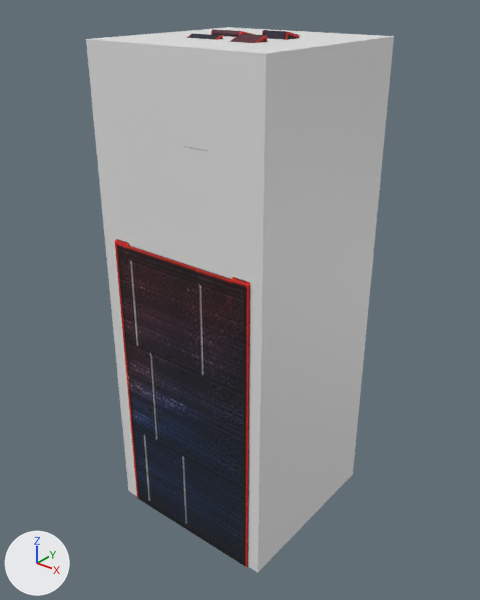
A saved change to the FBX model Games/SpaceEscape/RawAssets/model/BG/scene/obj01.FBX.
Both versions are drawn from a 50 mm lens placed at (10.06, -12.73, 6.24), pointed at (-0.05, -0.09, -1.6). The axes (+X, +Y, +Z) are drawn at lower left. The lights are the same throughout. Where no turn or scale is listed for an object, it has been applied to the vertices.

Names of what the first picture shows: 'col', 'obj01_00'.
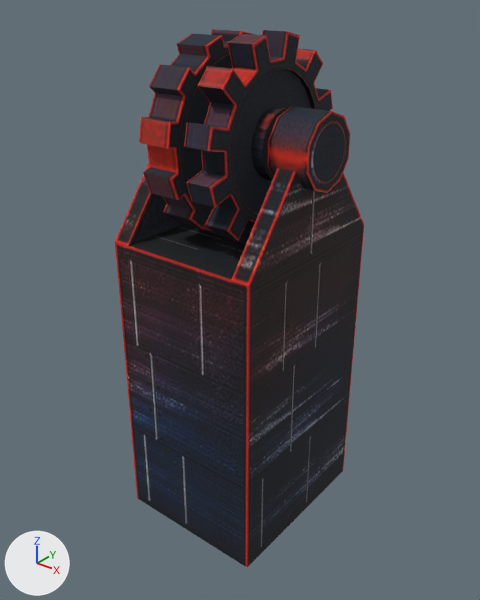
The edits, one by one:
Object 'col' (ob_col) is deleted.

Pixel boxes (x1, y1, x2, y2) of what changed, in the pictures (480 x 600 px):
'col', deleted
    before: (86, 27, 394, 573)
'obj01_02', unchanged, uncovered by the edit
    before: (184, 30, 300, 151)
    after: (184, 30, 333, 244)
'obj01_01', unchanged, uncovered by the edit
    before: (186, 29, 256, 40)
    after: (139, 29, 256, 232)
